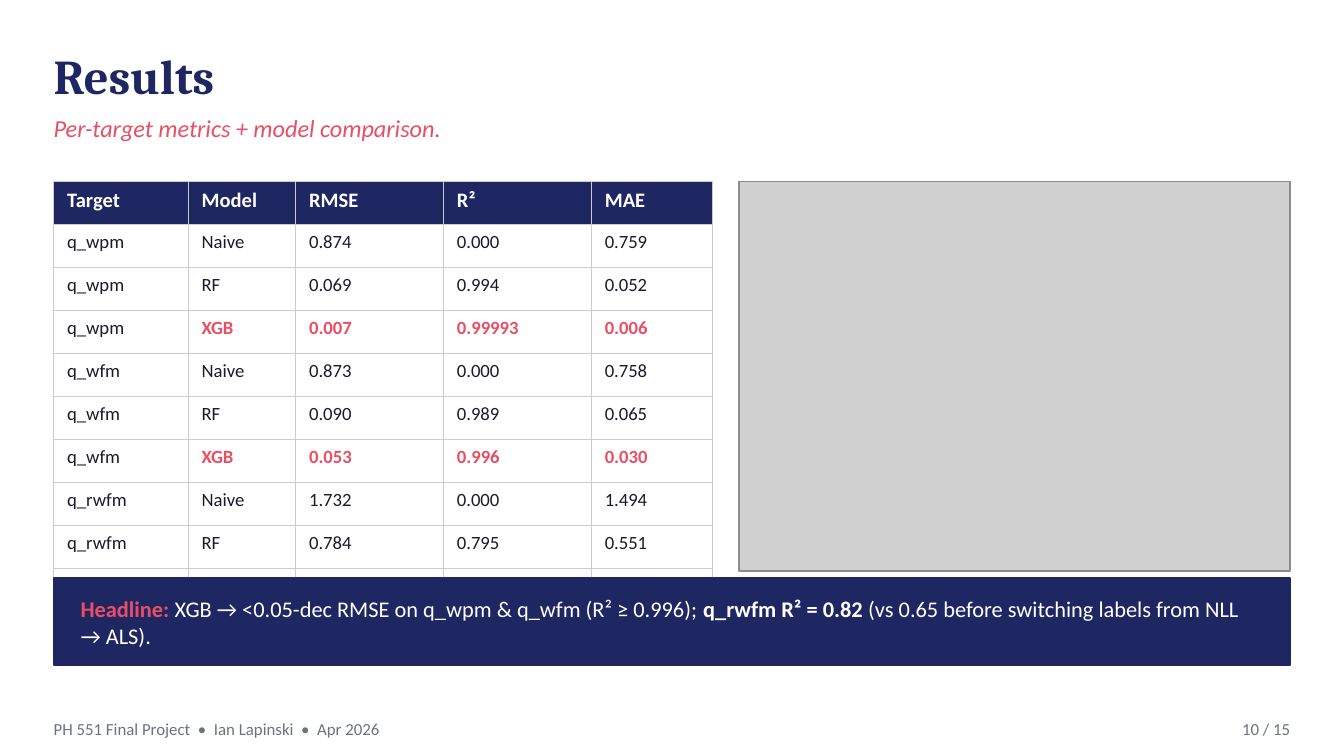
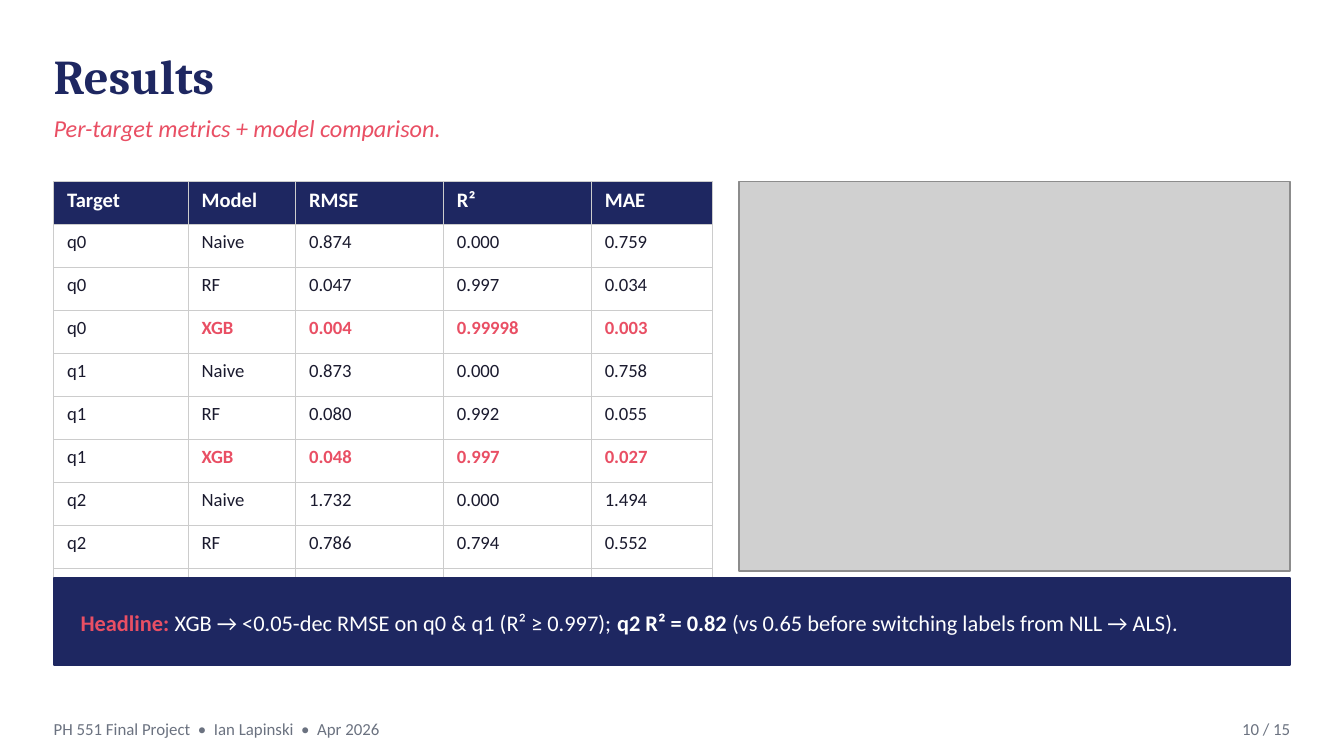
Before and after one commit to ianlap/SigmaTau, a slide deck: slide 10 of ml/presentation.pptx. Drawn at 1344x756 pixels with LibreOffice and Linux fonts; fonts in the diff are those of the drawing; grey boxes stand for pictures. Boxes give left, top, right and bottom in pixels: in the first picture for what was removed or moved away, otherwise in the second. Text is boxed around its words. In the diff, an @@ line names an element or a change of style, - is before the commit and + after.

```diff
--- a/ml/presentation.pptx
+++ b/ml/presentation.pptx
@@ table at [54, 181, 712, 602] @@
-row 2, column 1: q_wpm
+row 2, column 1: q0
-row 3: q_wpm | RF | 0.069 | 0.994 | 0.052
+row 3: q0 | RF | 0.047 | 0.997 | 0.034
-row 4: q_wpm | XGB | 0.007 | 0.99993 | 0.006
+row 4: q0 | XGB | 0.004 | 0.99998 | 0.003
-row 5, column 1: q_wfm
+row 5, column 1: q1
-row 6: q_wfm | RF | 0.090 | 0.989 | 0.065
+row 6: q1 | RF | 0.080 | 0.992 | 0.055
-row 7: q_wfm | XGB | 0.053 | 0.996 | 0.030
+row 7: q1 | XGB | 0.048 | 0.997 | 0.027
-row 8, column 1: q_rwfm
+row 8, column 1: q2
-row 9: q_rwfm | RF | 0.784 | 0.795 | 0.551
+row 9: q2 | RF | 0.786 | 0.794 | 0.552
-row 10: q_rwfm | XGB | 0.736 | 0.819 | 0.510
+row 10: q2 | XGB | 0.733 | 0.821 | 0.506
@@ text at [81, 613, 1178, 635]: text changed @@
-Headline: XGB → <0.05-dec RMSE on q_wpm & q_wfm (R² ≥ 0.996); q_rwfm R² = 0.82 (vs 0.65 before switching labels from NLL → ALS).
+Headline: XGB → <0.05-dec RMSE on q0 & q1 (R² ≥ 0.997); q2 R² = 0.82 (vs 0.65 before switching labels from NLL → ALS).
```
Also in this commit, not shown: 6 other slides changed, 7 other files.
